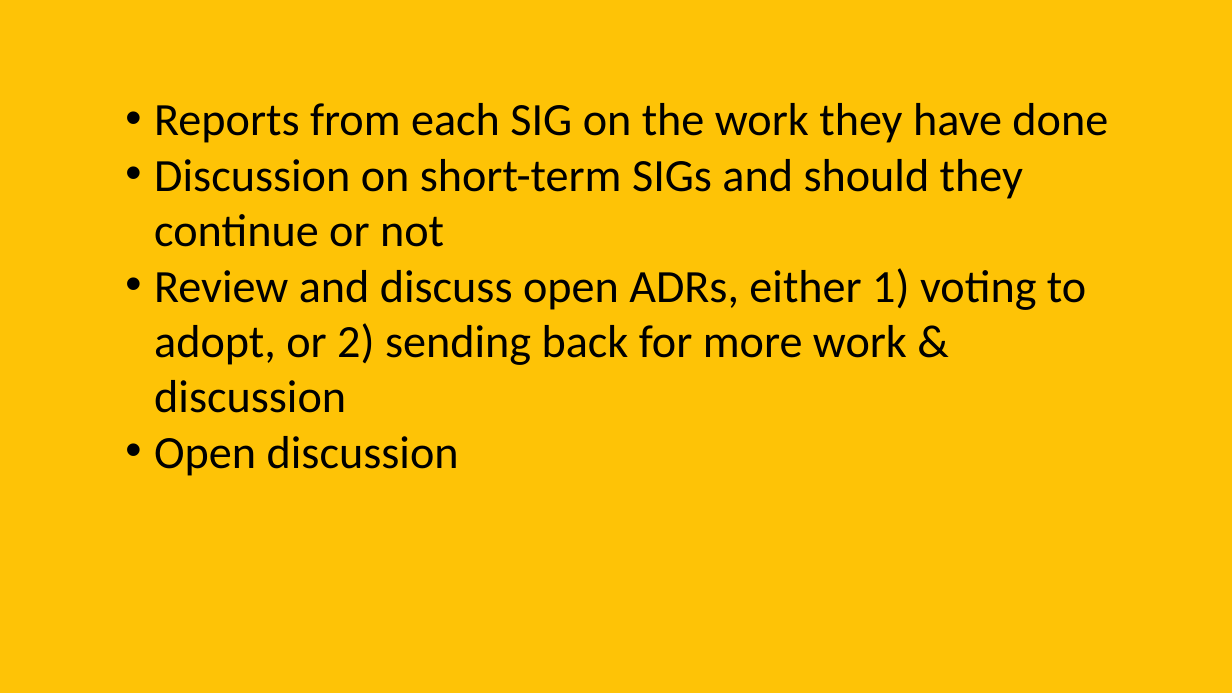
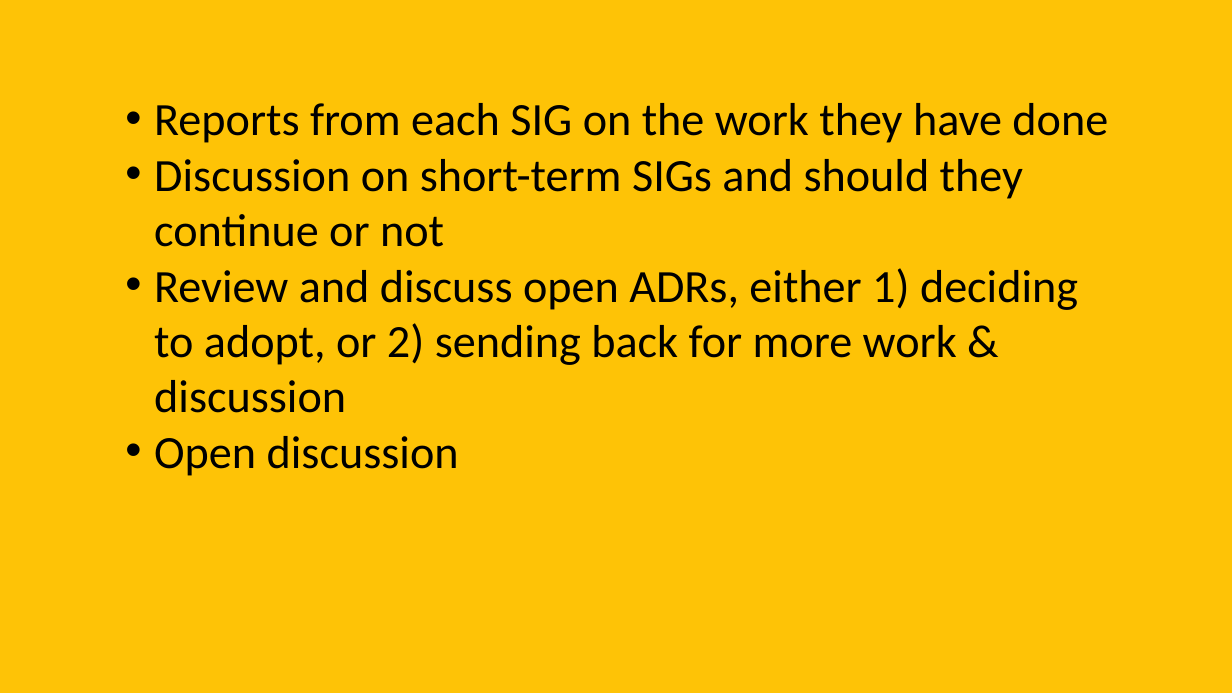
Before and after one commit to davidaayers/comm-and-doc-arch-decisions, a slide deck: slide 52 of comm-and-doc-arch-decisions-30-min.pptx. Drawn at 1232x693 pixels with LibreOffice and Linux fonts; fonts in the diff are those of the drawing. Boxes give left, top, right and bottom in pixels: in the first picture for what was removed or moved away, otherwise in the second. Text is boxed around its words. In the diff, an @@ line names an element or a change of style, - is before the commit and + after.

```diff
--- a/comm-and-doc-arch-decisions-30-min.pptx
+++ b/comm-and-doc-arch-decisions-30-min.pptx
@@ text at <box>154,268,1078,413</box>: text changed @@
-• Review and discuss open ADRs, either 1) voting to adopt, or 2) sending back for more work & discussion
+• Review and discuss open ADRs, either 1) deciding to adopt, or 2) sending back for more work & discussion
```
Also in this commit, not shown: 1 slide removed.
